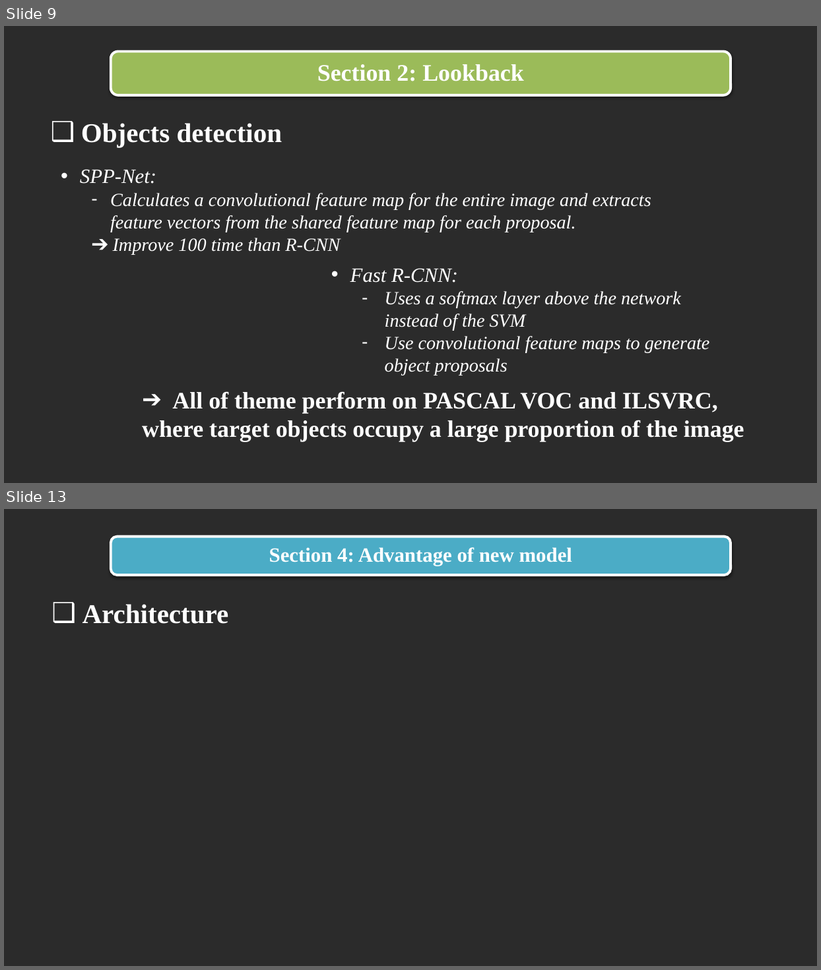
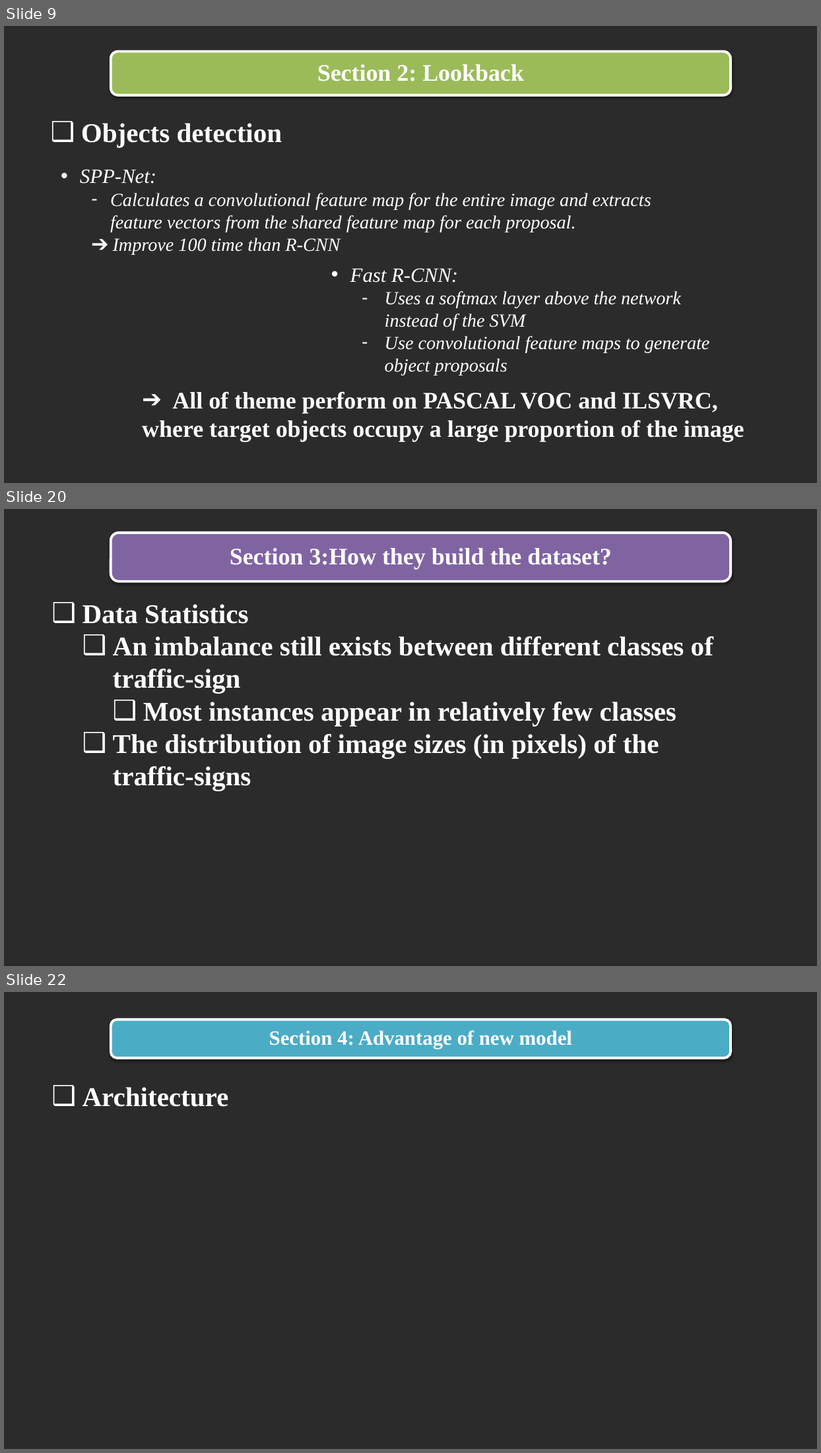
Before and after one commit to trandinhlam/document, a slide deck: AI_NangCao/slide/slide.pptx. Shown one above the other, each under a label of ours: slides 9 and 13 before the commit, slides 9, 20 and 22 after it; the slides between them are not shown. The pictures are 821x970 and 821x1453 pixels, drawn with LibreOffice and Linux fonts; fonts in the diff are those of the drawing; background and template pictures are left out; a plain dark background stands for a picture behind light text. Boxes give left, top, right and bottom in pixels: in the first picture for what was removed or moved away, otherwise in the second. Text is boxed around its words. In the diff, an @@ line names an element or a change of style, - is before the commit and + after.

Commit message:
update section 3 (dataset) in slide

```diff
--- a/AI_NangCao/slide/slide.pptx
+++ b/AI_NangCao/slide/slide.pptx
@@ slide 20 added at [4,509,817,966], background picture (left out) @@
@@ rounded rectangle added at [111,533,731,582], fill #8064A2, outline #FFFFFF 3 pt @@
@@ text added at [230,548,612,569], 28 pt, text #FFFFFF, bold @@
+Section 3:How they build the dataset?
@@ text added at [83,604,714,791], 32 pt, text #FFFFFF, bold @@
+❑ Data Statistics
+  ❑ An imbalance still exists between different classes of traffic-sign
+    ❑ Most instances appear in relatively few classes
+  ❑ The distribution of image sizes (in pixels) of the traffic-signs
@@ what was slide 13 is now slide 22 @@
```
Also in this commit, not shown: 3 slides changed, 8 other slides added, 10 other files.
